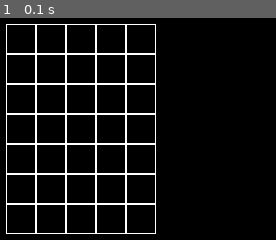
Above: before the commit, frame 1.
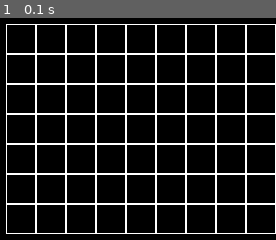
Above: after the commit, the same moment.

Repository: nataliadolina/pygame
Game: pygame game, started from Инициализация игры.py
Same seed, same stepped clock (60 frames per second), same inputs: the game is played once before the commit and once after it.
Inputs:
- Up to frame 1 (0.1 s): no input

The runs differ from the first frame. In frame 1, 5.3% of the frame differs, in the area x 56-100%, y 2-98%.

Commit message:
инициализация игры

Diff:
--- a/Инициализация игры.py
+++ b/Инициализация игры.py
@@ -30,7 +30,7 @@
 size = width, height = x, y
 screen = pygame.display.set_mode(size)
 running = True
-ex = Board(5, 7)
+ex = Board(9, 7)
 ex.set_view(30, 30, 30)
 ex.render()
 pygame.display.flip()
--- /dev/null
+++ b/свой курсор мыши.py
@@ -0,0 +1,38 @@
+import pygame
+import os
+
+pygame.init()
+x, y = 300, 300
+size = width, height = x, y
+screen = pygame.display.set_mode(size)
+screen.fill((0, 0, 0))
+
+
+def load_image(name, colorkey=None):
+    fullname = os.path.join('data', name)
+    try:
+        image = pygame.image.load(fullname)
+    except pygame.error as message:
+        print('Cannot load image:', name)
+        raise SystemExit(message)
+    image = image.convert_alpha()
+    if colorkey is not None:
+        if colorkey is -1:
+            colorkey = image.get_at((0, 0))
+        image.set_colorkey(colorkey)
+    return image
+
+
+img = load_image('arrow.png')
+running = True
+pygame.mouse.set_visible(False)
+while running:
+    for event in pygame.event.get():
+        if event.type == pygame.QUIT:
+            quit()
+        if event.type == pygame.MOUSEMOTION:
+            pos = event.pos
+            screen.fill((0, 0, 0))
+            if pygame.mouse.get_focused():
+                screen.blit(img, pos)
+    pygame.display.flip()
